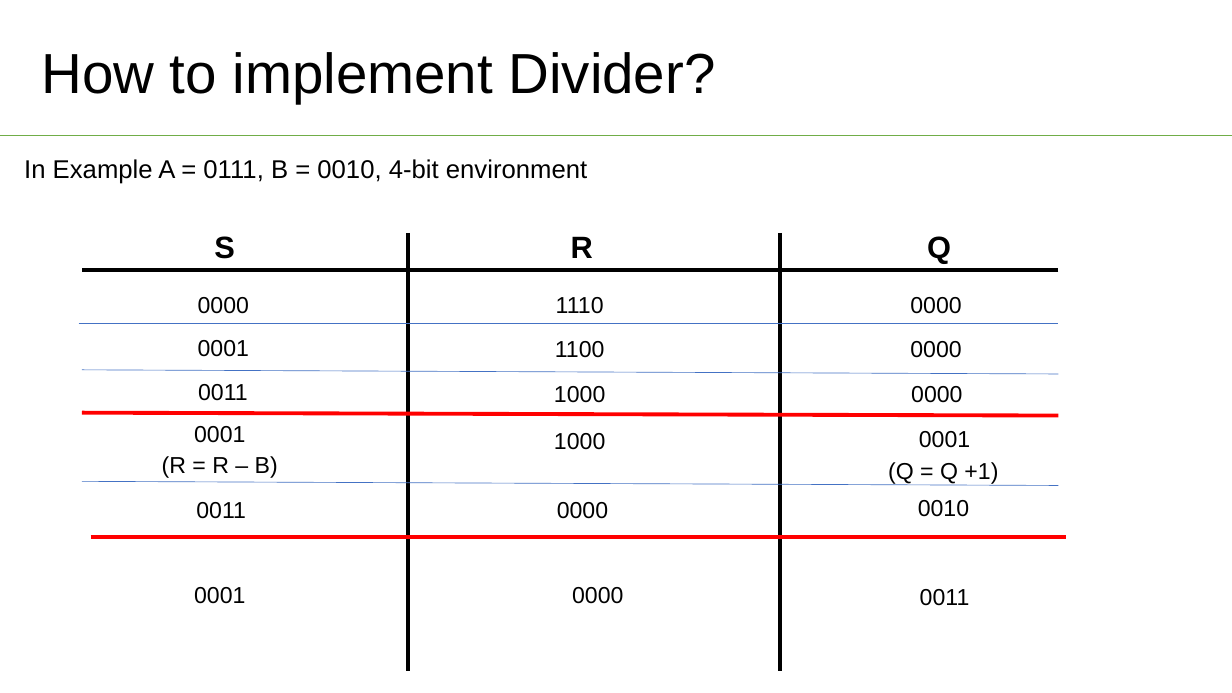
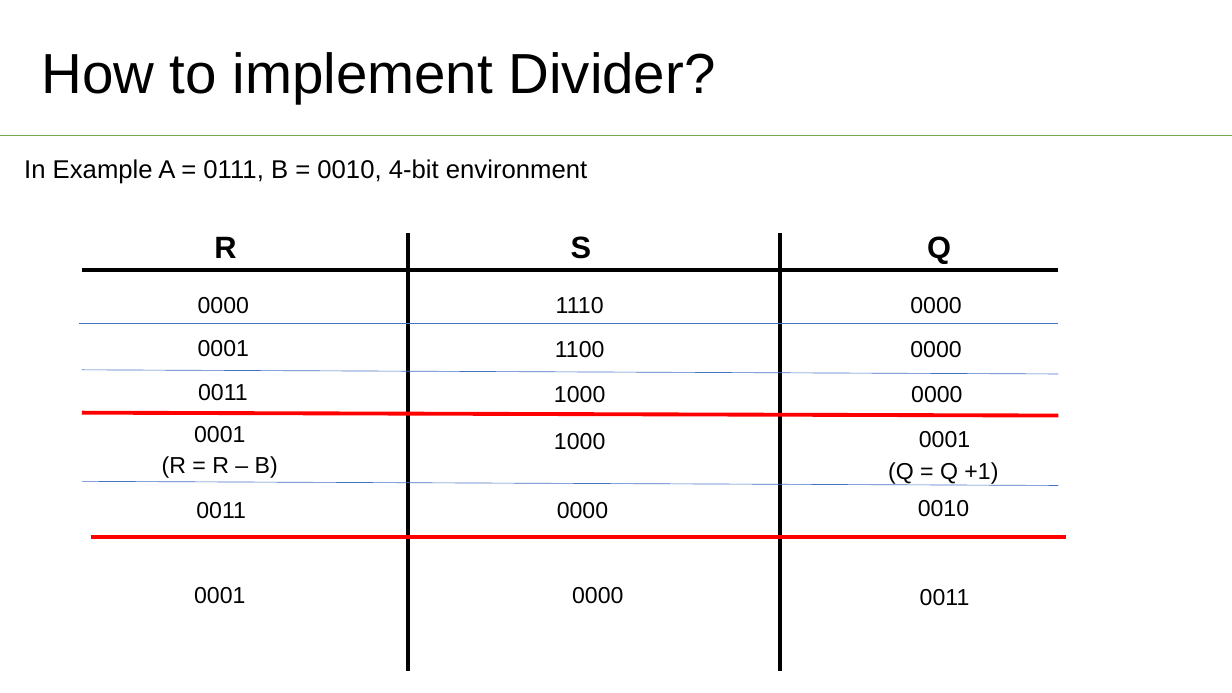
Before and after one commit to gjrb0324/2021_Spring_Verilog_HDL, a slide deck: slide 22 of PA/8-bit_ALU_with verilog_HDL.pptx. Drawn at 1232x693 pixels with LibreOffice and Linux fonts; fonts in the diff are those of the drawing. Boxes give left, top, right and bottom in pixels: in the first picture for what was removed or moved away, otherwise in the second. Text is boxed around its words. In the diff, an @@ line names an element or a change of style, - is before the commit and + after.

```diff
--- a/PA/8-bit_ALU_with verilog_HDL.pptx
+++ b/PA/8-bit_ALU_with verilog_HDL.pptx
@@ text at [214,236,236,258]: text changed @@
-S
+R
@@ text at [571,236,592,259]: text changed @@
-R
+S
```
Also in this commit, not shown: 2 slides added, 1 slide removed, 13 other files.
